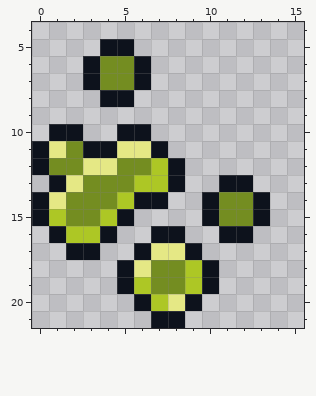
Two versions of one pixel-art sprite, lootplot.juice/assets/slot_visuals/sticky_slot_visual_final.png. That is the earlier state.
The file is 22x22 pixels. Shown: x 0..15, y 4..21.
The result:
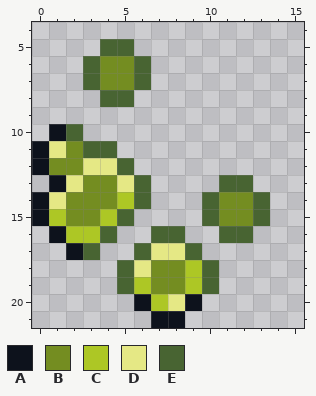
Palette (. is transparent): A #0d121c  B #748d21  C #adc725  D #e5e885  E #486432
Commit: Made sticky visuals better
Edits made:
Colour D replaces colour B in row 13 at x 5.
Colour E replaces colour A in row 5 at x 4 to 5; in rows 6 to 7 at x 3 and 6; in row 8 at x 4 to 5; in row 10 at x 2; in row 11 at x 3 to 4; in row 13 at x 11 to 12.
Colour E replaces colour A in row 14 at x 6, 10 and 13; in row 15 at x 5, 10 and 13; in row 16 at x 4, 7 to 8 and 11 to 12; in row 17 at x 3, 6 and 9; in rows 18 to 19 at x 5 and 10.
Colour E replaces colour B in row 12 at x 5.
Colour E replaces colour C in row 13 at x 6.
The edit erases colour A in row 10 at x 5 to 6; in row 11 at x 7; in rows 12 to 13 at x 8; in row 14 at x 7.
The edit erases colour B in row 12 at x 6.
The edit erases colour C in rows 12 to 13 at x 7.
The edit erases colour D in row 11 at x 5 to 6.
Pixel boxes of the changes (left, top, right, bottom) in both pictures:
changed: (66, 39, 270, 294)
